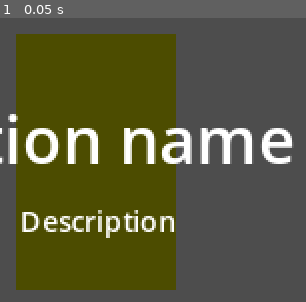
Above: before the commit, frame 1.
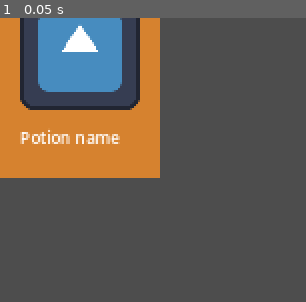
Above: after the commit, the same moment.

Repository: SandroMaglione/fukai
Game: Godot game, scene res://ui/potion_craft_ui.tscn
The game is run twice, just before and just after one commit, with the same random seed, the same clock (stepped at 60 frames per second) and the same inputs. This scene is started directly instead of the project's main scene. The engine's default icon, where the game draws it, is replaced by a stand-in: a white triangle on a blue panel in a dark square.
Inputs:
- Up to frame 1 (0.05 s): no input

The runs differ from the first frame. In frame 1, 55% of the frame differs, in the area x 0-97%, y 0-96%.

Commit message:
⚠️ Severe issues with UI layouts

Diff:
--- a/ui/craft_potions_ui.tscn
+++ b/ui/craft_potions_ui.tscn
@@ -1,13 +1,12 @@
-[gd_scene load_steps=3 format=3 uid="uid://bygjktjb3h8i3"]
-
-[ext_resource type="PackedScene" uid="uid://c0w7iu8pa867p" path="res://ui/potion_craft_ui.tscn" id="1_qxu3v"]
-[ext_resource type="PackedScene" uid="uid://e62u4323kgmu" path="res://ui/crystal_ui.tscn" id="2_rvk75"]
+[gd_scene format=3 uid="uid://bygjktjb3h8i3"]
 
 [node name="CraftPotionsUI" type="Control"]
 layout_mode = 3
-anchors_preset = 15
-anchor_right = 1.0
-anchor_bottom = 1.0
+anchors_preset = 0
+offset_left = 20.0
+offset_top = 20.0
+offset_right = 300.0
+offset_bottom = 160.0
 grow_horizontal = 2
 grow_vertical = 2
 
@@ -32,25 +31,7 @@
 theme_override_constants/margin_right = 20
 theme_override_constants/margin_bottom = 20
 
-[node name="VBoxContainer" type="VBoxContainer" parent="MarginContainer"]
+[node name="GridContainer" type="GridContainer" parent="MarginContainer"]
 layout_mode = 2
-theme_override_constants/separation = 20
-
-[node name="GridContainer" type="GridContainer" parent="MarginContainer/VBoxContainer"]
-layout_mode = 2
+size_flags_horizontal = 0
 columns = 4
-
-[node name="PotionCraftUI" parent="MarginContainer/VBoxContainer/GridContainer" instance=ExtResource("1_qxu3v")]
-layout_mode = 2
-
-[node name="PotionCraftUI2" parent="MarginContainer/VBoxContainer/GridContainer" instance=ExtResource("1_qxu3v")]
-layout_mode = 2
-
-[node name="HBoxContainer" type="HBoxContainer" parent="MarginContainer/VBoxContainer"]
-layout_mode = 2
-
-[node name="CrystalUI" parent="MarginContainer/VBoxContainer/HBoxContainer" instance=ExtResource("2_rvk75")]
-layout_mode = 2
-
-[node name="CrystalUI2" parent="MarginContainer/VBoxContainer/HBoxContainer" instance=ExtResource("2_rvk75")]
-layout_mode = 2
--- a/ui/potion_craft_ui.tscn
+++ b/ui/potion_craft_ui.tscn
@@ -1,39 +1,51 @@
-[gd_scene load_steps=2 format=3 uid="uid://c0w7iu8pa867p"]
+[gd_scene load_steps=3 format=3 uid="uid://c0w7iu8pa867p"]
 
 [ext_resource type="Texture2D" uid="uid://c1w1r4pa5l61p" path="res://icon.svg" id="1_5nt20"]
 
-[node name="ColorRect" type="ColorRect"]
-offset_left = 4.0
-offset_top = 4.0
-offset_right = 44.0
-offset_bottom = 68.0
-color = Color(0.298039, 0.298039, 0, 1)
+[sub_resource type="StyleBoxFlat" id="StyleBoxFlat_yul5i"]
+bg_color = Color(0.839216, 0.509804, 0.184314, 1)
 
-[node name="PotionCraftUI" type="VBoxContainer" parent="."]
+[node name="PotionCraftUI" type="Control"]
+layout_mode = 3
+anchors_preset = 0
+offset_right = 40.0
+offset_bottom = 40.0
+
+[node name="PotionCraftUI" type="Panel" parent="."]
 layout_mode = 1
 anchors_preset = 15
 anchor_right = 1.0
 anchor_bottom = 1.0
-offset_left = -29.0
-offset_right = 30.0
 grow_horizontal = 2
 grow_vertical = 2
-size_flags_horizontal = 3
-alignment = 1
+theme_override_styles/panel = SubResource("StyleBoxFlat_yul5i")
 
-[node name="TextureRect" type="TextureRect" parent="PotionCraftUI"]
+[node name="MarginContainer" type="MarginContainer" parent="PotionCraftUI"]
+layout_mode = 1
+anchors_preset = 15
+anchor_right = 1.0
+anchor_bottom = 1.0
+grow_horizontal = 2
+grow_vertical = 2
+theme_override_constants/margin_left = 16
+theme_override_constants/margin_top = 16
+theme_override_constants/margin_right = 16
+theme_override_constants/margin_bottom = 16
+
+[node name="VBoxContainer" type="VBoxContainer" parent="PotionCraftUI/MarginContainer"]
+layout_mode = 2
+
+[node name="TextureRect" type="TextureRect" parent="PotionCraftUI/MarginContainer/VBoxContainer"]
+custom_minimum_size = Vector2(2.08165e-12, 30)
 layout_mode = 2
 texture = ExtResource("1_5nt20")
-expand_mode = 2
-stretch_mode = 4
+expand_mode = 3
+stretch_mode = 5
 
-[node name="Label" type="Label" parent="PotionCraftUI"]
+[node name="RichTextLabel" type="RichTextLabel" parent="PotionCraftUI/MarginContainer/VBoxContainer"]
+custom_minimum_size = Vector2(2.08165e-12, 20)
 layout_mode = 2
+theme_override_font_sizes/normal_font_size = 4
+bbcode_enabled = true
 text = "Potion name"
-horizontal_alignment = 1
-
-[node name="Label2" type="Label" parent="PotionCraftUI"]
-layout_mode = 2
-theme_override_font_sizes/font_size = 7
-text = "Description"
-horizontal_alignment = 1
+scroll_active = false
Not shown, added: asprite/.DS_Store
